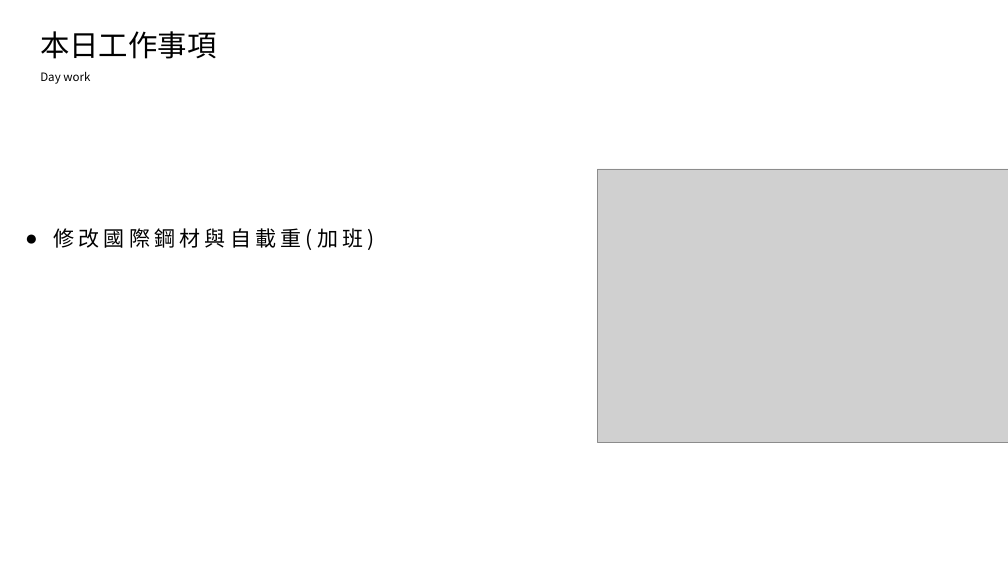
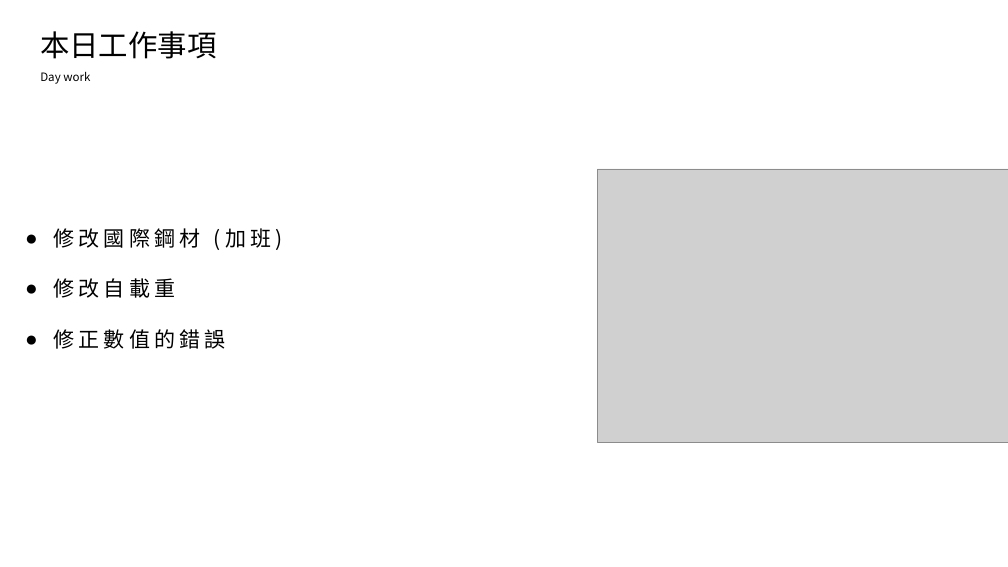
Before and after one commit to king637324/KnowledgeGreenhouseSystem, a slide deck: slide 2 of 工作日報_葉柏漢/2021.10/2021.10.20(加班)_2021.10.21工作日報_葉柏漢.pptx. Drawn at 1008x567 pixels with LibreOffice and Linux fonts; fonts in the diff are those of the drawing; grey boxes stand for pictures. Boxes give left, top, right and bottom in pixels: in the first picture for what was removed or moved away, otherwise in the second. Text is boxed around its words. In the diff, an @@ line names an element or a change of style, - is before the commit and + after.

```diff
--- a/工作日報_葉柏漢/2021.10/2021.10.20(加班)_2021.10.21工作日報_葉柏漢.pptx
+++ b/工作日報_葉柏漢/2021.10/2021.10.20(加班)_2021.10.21工作日報_葉柏漢.pptx
@@ text at [53, 228, 283, 349]: text changed @@
-● 修改國際鋼材與自載重(加班)
+● 修改國際鋼材 (加班)
+● 修改自載重
+● 修正數值的錯誤
```
Also in this commit, not shown: 2 other slides changed, 2 slides added, 4 other files.
